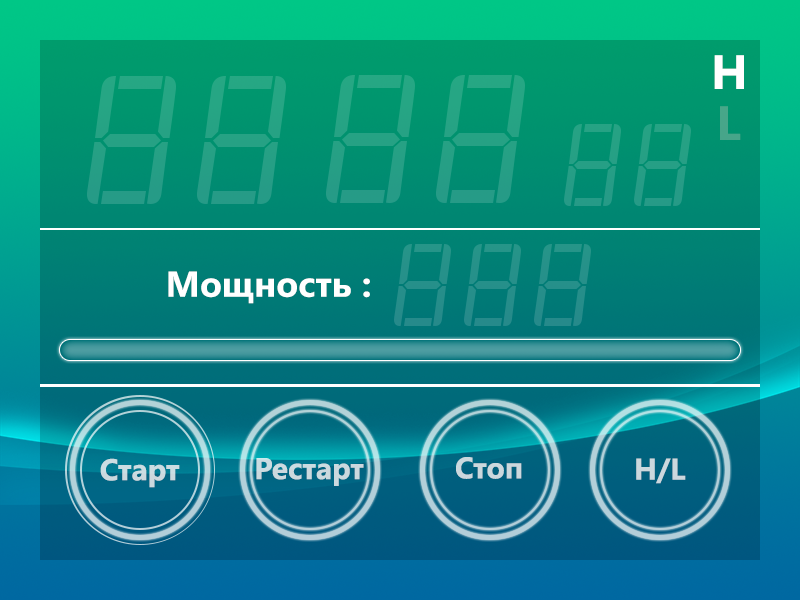
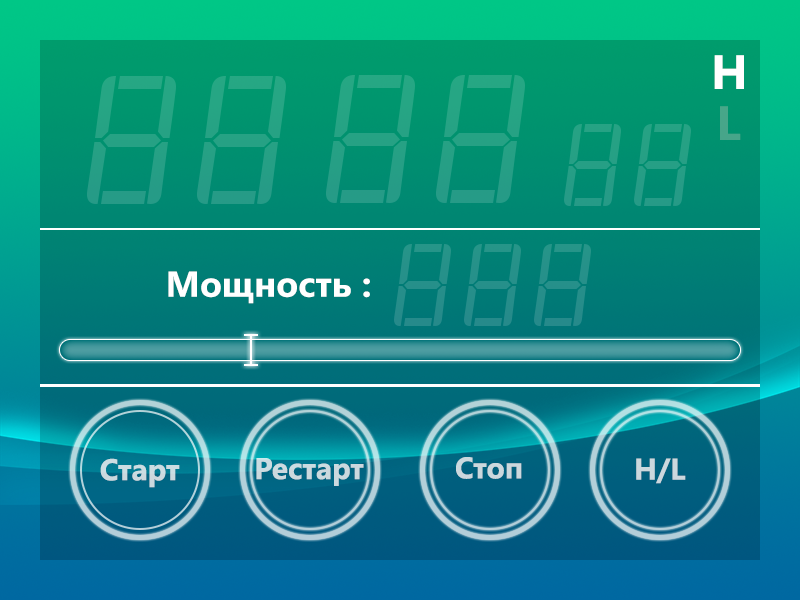
Comparing the layer stacks of the two 800×600 images. Changes:
added layer "Rasterized with ProgressBar" above "Rasterized background" over box(65, 330, 262, 545)
